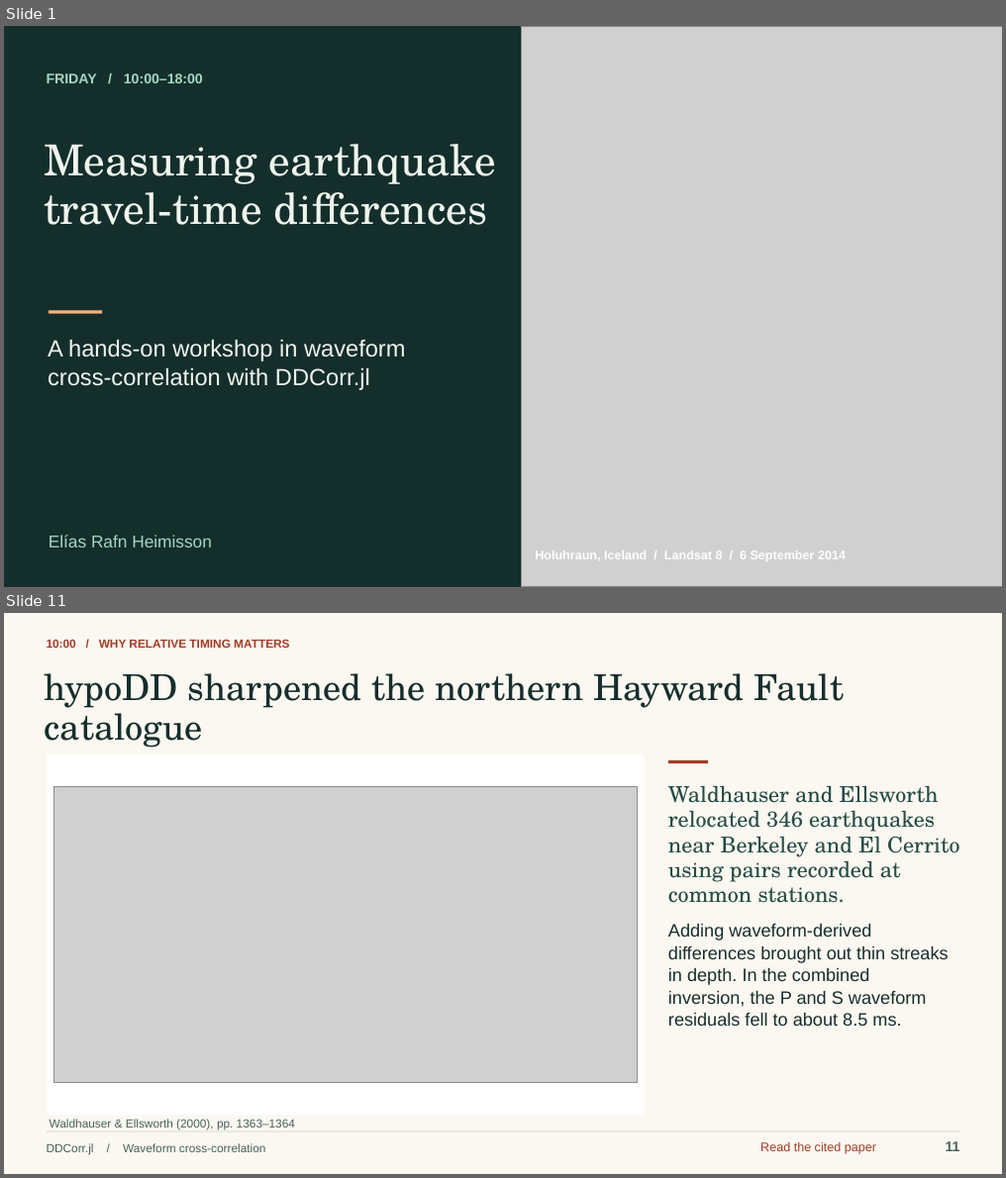
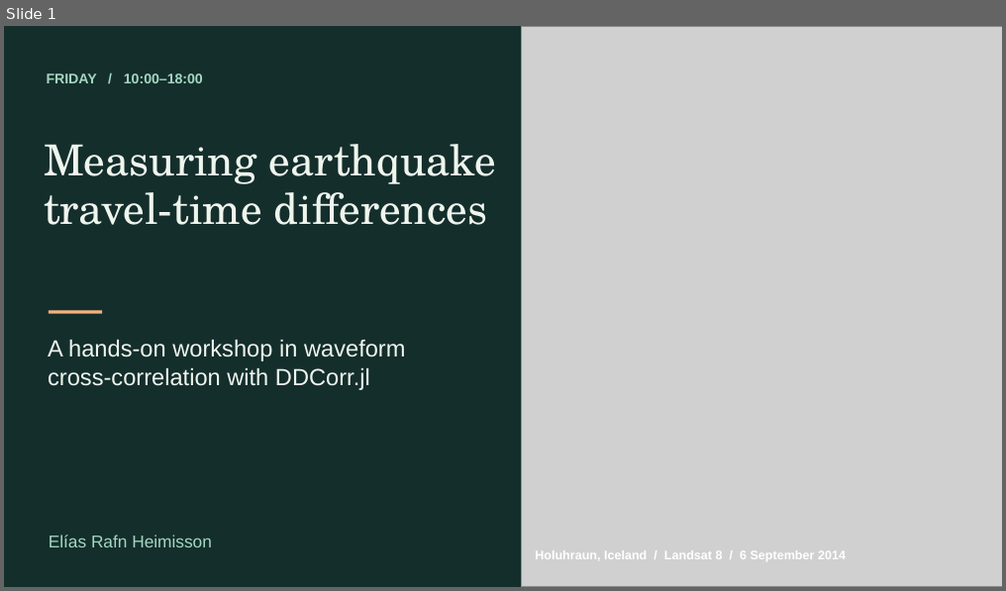
Before and after one commit to eliasrh/DDCorr.jl, a slide deck: teaching/DDCorr_minicourse.pptx. Shown one above the other, each under a label of ours: slides 1 and 11 before the commit, slide 1 after it; the slides between them are not shown. The pictures are 1006x1178 and 1006x591 pixels, drawn with LibreOffice and Linux fonts; fonts in the diff are those of the drawing; grey boxes stand for pictures. Boxes give left, top, right and bottom in pixels: in the first picture for what was removed or moved away, otherwise in the second. Text is boxed around its words. In the diff, an @@ line names an element or a change of style, - is before the commit and + after.

Commit message:
Teach the full Friday DDCorr lab with Bárðarbunga field recordings
Walk through the Iceland report, distinguish fitted lags from sampled coefficients, and reserve the last two hours for participants’ own SAC data.

```diff
--- a/teaching/DDCorr_minicourse.pptx
+++ b/teaching/DDCorr_minicourse.pptx
@@ slide 11 removed at [4,613,1002,1174], background #FAF8F1 @@
@@ text removed at [47,640,289,648] @@
-10:00 / WHY RELATIVE TIMING MATTERS
@@ text removed at [45,673,845,708] @@
-hypoDD sharpened the northern Hayward Fault
@@ text removed at [45,704,203,748] @@
-catalogue
@@ rectangle removed at [47,755,645,1115] @@
@@ rectangle removed at [668,761,709,763] @@
@@ picture removed at [54,786,638,1083] @@
@@ text removed at [668,785,939,803] @@
-Waldhauser and Ellsworth
@@ text removed at [668,810,935,832] @@
-relocated 346 earthquakes
@@ text removed at [668,831,960,858] @@
-near Berkeley and El Cerrito
@@ text removed at [668,857,901,882] @@
-using pairs recorded at
@@ text removed at [668,881,845,903] @@
-common stations.
@@ text removed at [668,924,871,941] @@
-Adding waveform-derived
@@ text removed at [668,947,947,963] @@
-differences brought out thin streaks
@@ text removed at [668,968,870,985] @@
-in depth. In the combined
@@ text removed at [668,991,927,1007] @@
-inversion, the P and S waveform
@@ text removed at [668,1013,901,1026] @@
-residuals fell to about 8.5 ms.
@@ rectangle removed at [46,1132,960,1133] @@
@@ text removed at [47,1144,266,1156] @@
-DDCorr.jl / Waveform cross-correlation
@@ text removed at [50,1119,295,1131] @@
-Waldhauser & Ellsworth (2000), pp. 1363–1364
@@ text removed at [760,1143,876,1155] @@
-Read the cited paper
@@ text removed at [945,1142,960,1152] @@
-11
```
Also in this commit, not shown: 2 slides changed, 86 slides added, 79 other slides removed, 48 other files.
